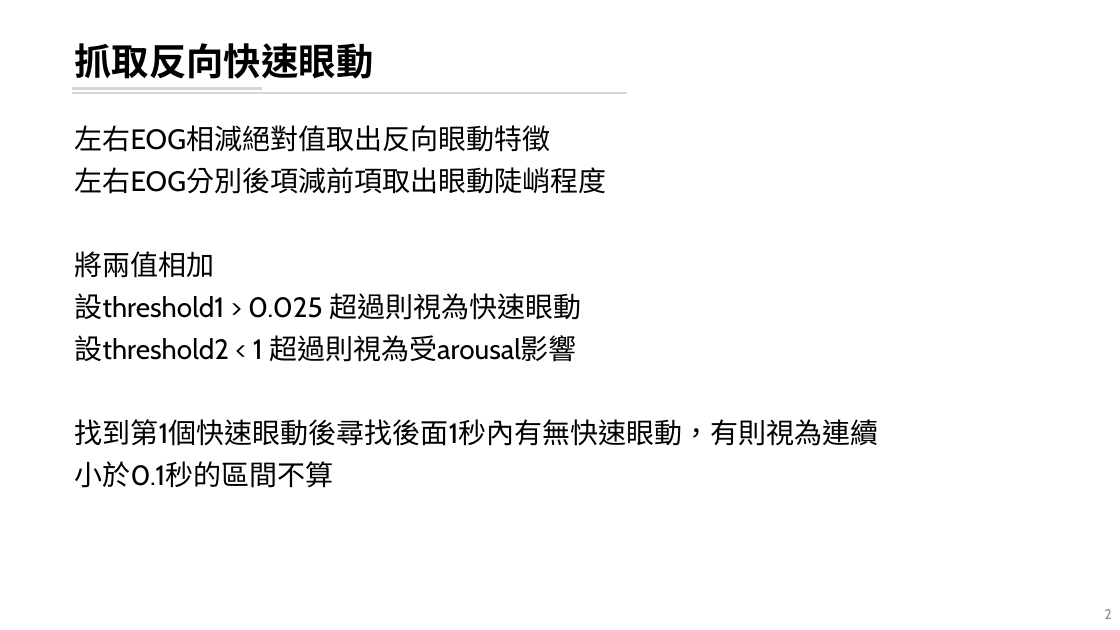
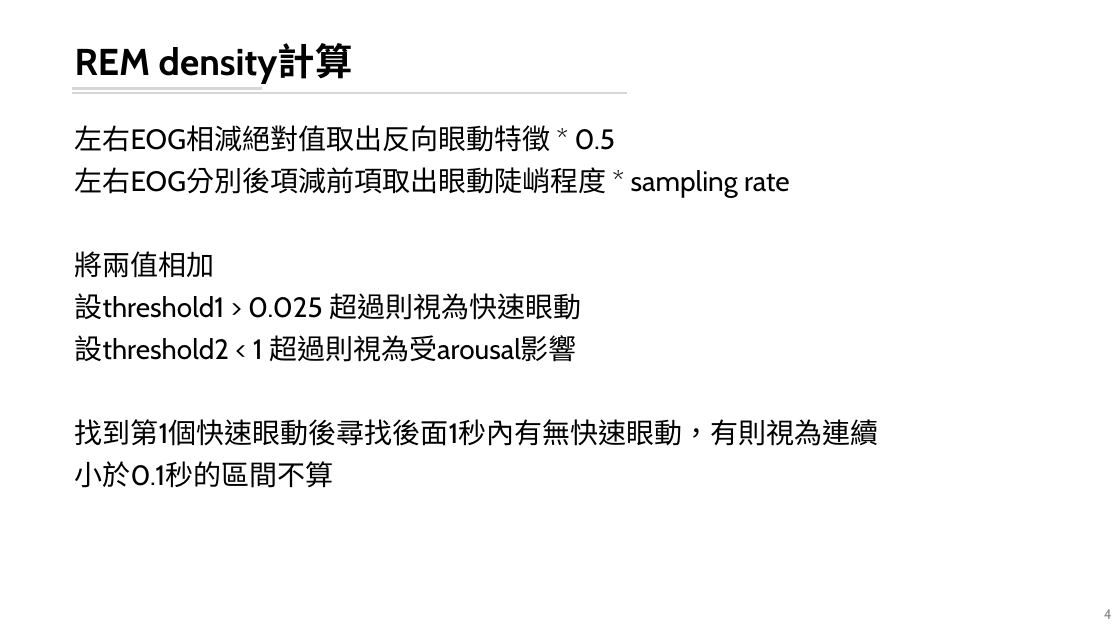
Before and after one commit to leooel97895750/REM_DataMining, a slide deck: slide 4 of 輪班工人暴露噪音下REM片斷化分析.pptx (slide 2 before the commit). Drawn at 1120x630 pixels with LibreOffice and Linux fonts; fonts in the diff are those of the drawing. Boxes give left, top, right and bottom in pixels: in the first picture for what was removed or moved away, otherwise in the second. Text is boxed around its words. In the diff, an @@ line names an element or a change of style, - is before the commit and + after.

```diff
--- a/輪班工人暴露噪音下REM片斷化分析.pptx
+++ b/輪班工人暴露噪音下REM片斷化分析.pptx
@@ title at box(75, 43, 353, 83): text changed @@
-抓取反向快速眼動
+REM density計算
@@ text at box(75, 125, 790, 198): text changed @@
-左右EOG相減絕對值取出反向眼動特徵
-左右EOG分別後項減前項取出眼動陡峭程度
+左右EOG相減絕對值取出反向眼動特徵 * 0.5
+左右EOG分別後項減前項取出眼動陡峭程度 * sampling rate
@@ page number at box(1104, 609, 1112, 619): text changed @@
-2
+4
```
Also in this commit, not shown: 5 slides added, 4 other files.
